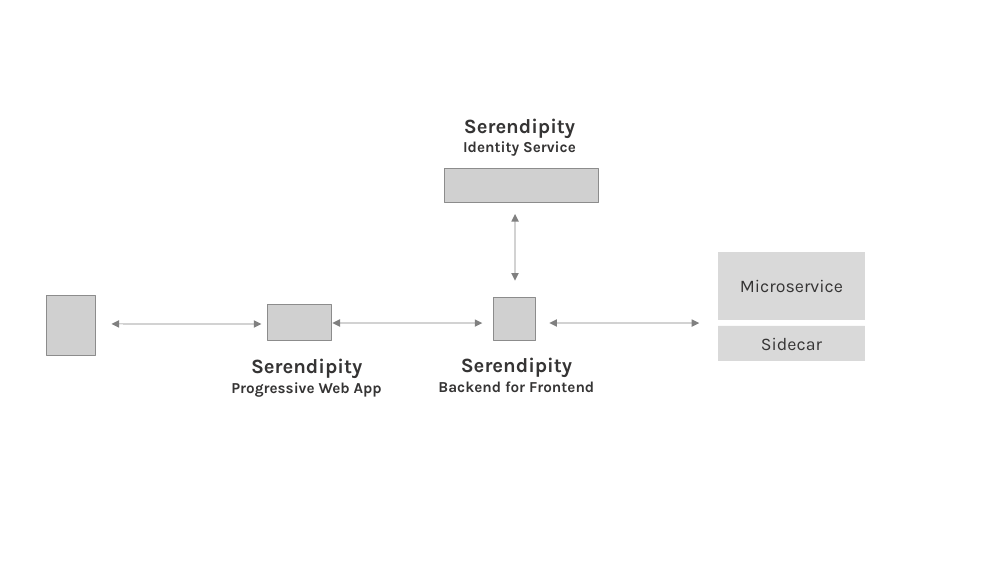
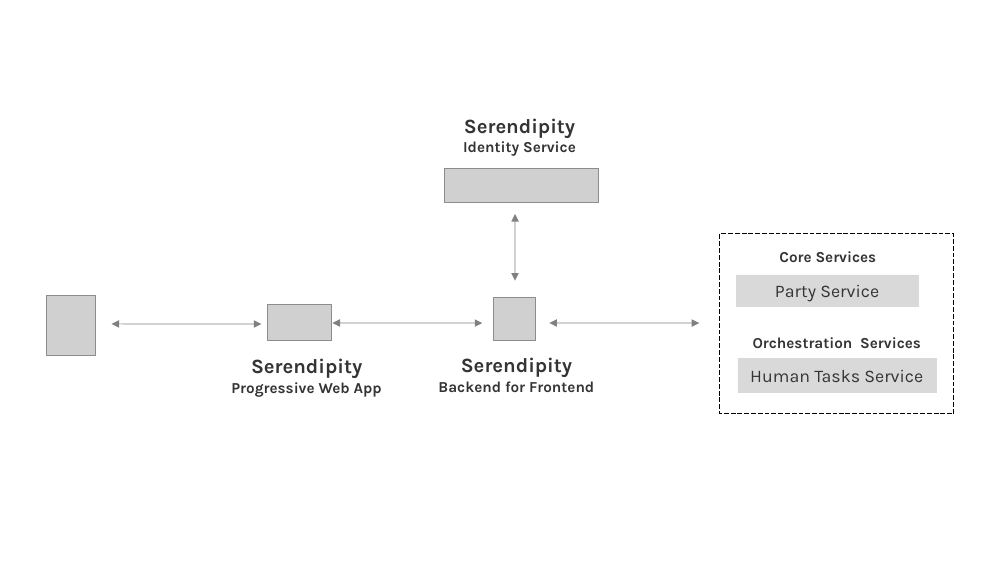
Before and after one commit to Robinyo/serendipity, a slide deck: slide 1 of docs/serendipity/architecture/diagrams/Serendipity-Architecture-Diagrams.odp. Drawn at 1008x567 pixels with LibreOffice and Linux fonts; fonts in the diff are those of the drawing; grey boxes stand for pictures. Boxes give left, top, right and bottom in pixels: in the first picture for what was removed or moved away, otherwise in the second. Text is boxed around its words. In the diff, an @@ line names an element or a change of style, - is before the commit and + after.

```diff
--- a/docs/serendipity/architecture/diagrams/Serendipity-Architecture-Diagrams.odp
+++ b/docs/serendipity/architecture/diagrams/Serendipity-Architecture-Diagrams.odp
@@ rectangle added at (720,234,954,414), fill #FFFFFF, outline #000000 0 pt dashed @@
@@ rectangle removed at (719,252,865,319) @@
-Microservice
@@ text added at (779,251,877,262), 12 pt, text #353434, bold @@
+Core Services
@@ rectangle added at (736,275,918,306), fill #D9D9D9, outline #D9D9D9 0.51 pt, 14 pt, text #353434 @@
+Party Service
@@ rectangle removed at (719,326,865,359) @@
-Sidecar
@@ rectangle added at (738,359,937,392), fill #D9D9D9, outline #D9D9D9 0.51 pt, 14 pt, text #353434 @@
+Human Tasks Service
@@ text added at (753,337,921,348), 12 pt, text #353434, bold @@
+Orchestration Services
```
Also in this commit, not shown: 2 other slides changed, 4 other files.
